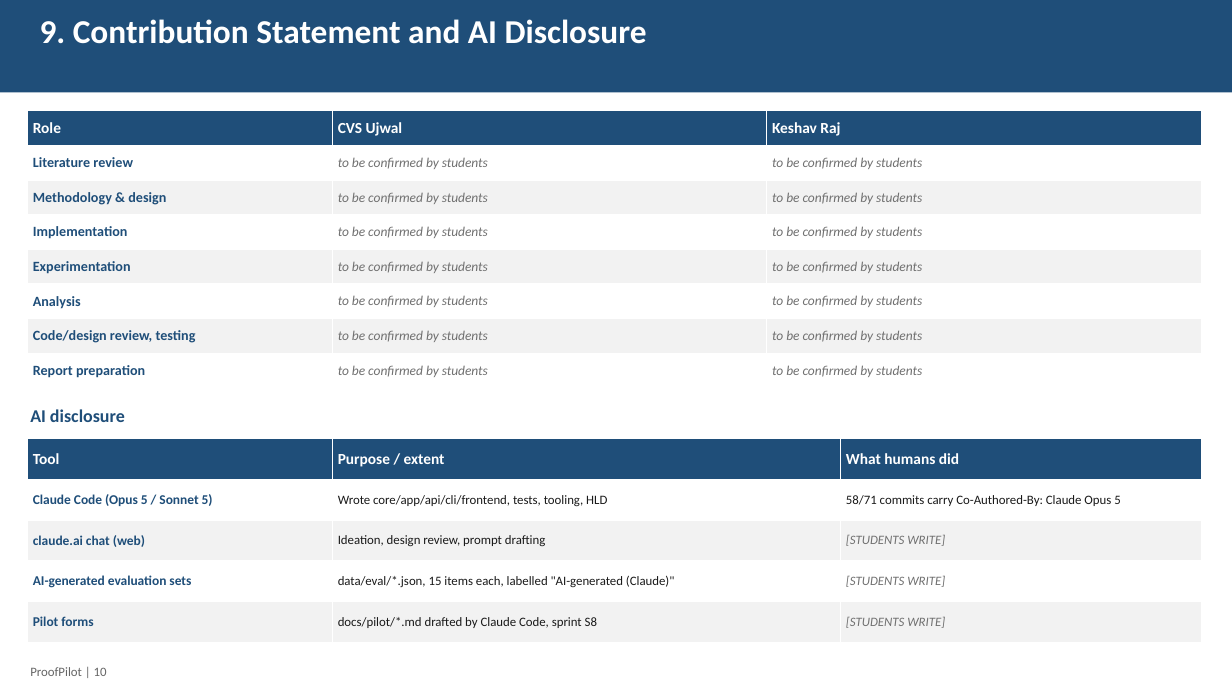
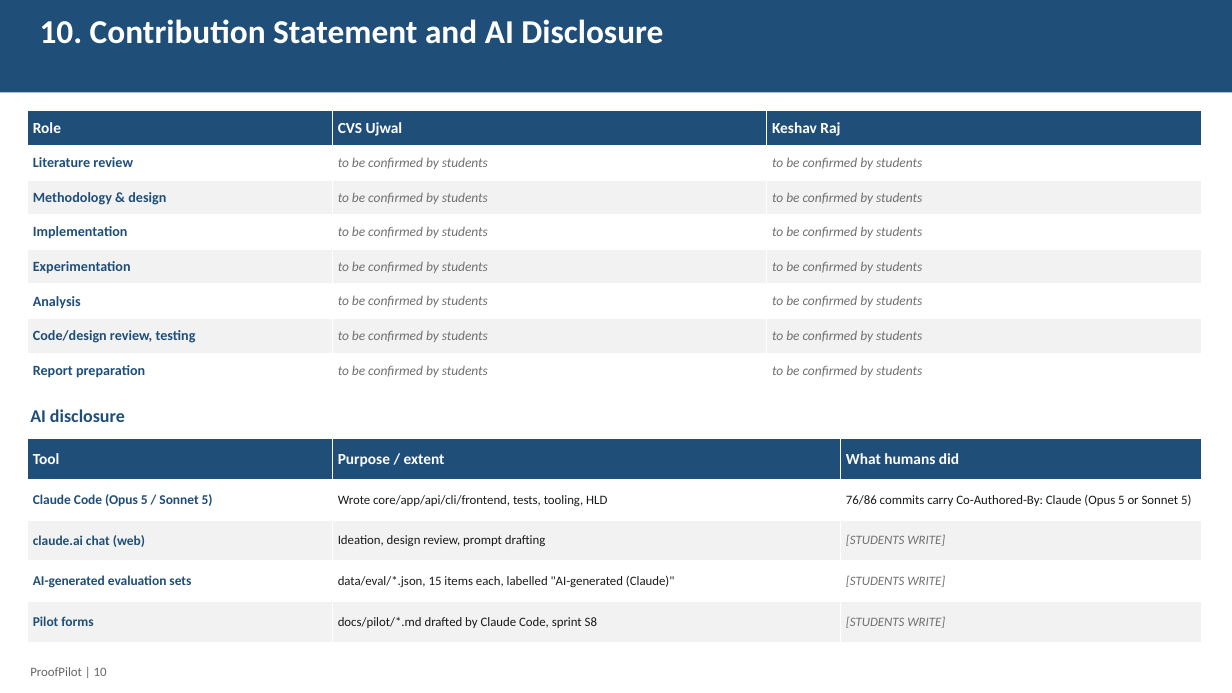
Before and after one commit to ujwal2311/proofpilot, a slide deck: slide 10 of docs/report/ProofPilot_Progress_Report.pptx. Drawn at 1232x693 pixels with LibreOffice and Linux fonts; fonts in the diff are those of the drawing. Boxes give left, top, right and bottom in pixels: in the first picture for what was removed or moved away, otherwise in the second. Text is boxed around its words. In the diff, an @@ line names an element or a change of style, - is before the commit and + after.

```diff
--- a/docs/report/ProofPilot_Progress_Report.pptx
+++ b/docs/report/ProofPilot_Progress_Report.pptx
@@ text at <box>40,19,663,44</box>: text changed @@
-9. Contribution Statement and AI Disclosure
+10. Contribution Statement and AI Disclosure
@@ table at <box>28,439,1202,642</box> @@
-row 2, column 3: 58/71 commits carry Co-Authored-By: Claude Opus 5
+row 2, column 3: 76/86 commits carry Co-Authored-By: Claude (Opus 5 or Sonnet 5)
```
Also in this commit, not shown: 5 other slides changed, 1 other file.
